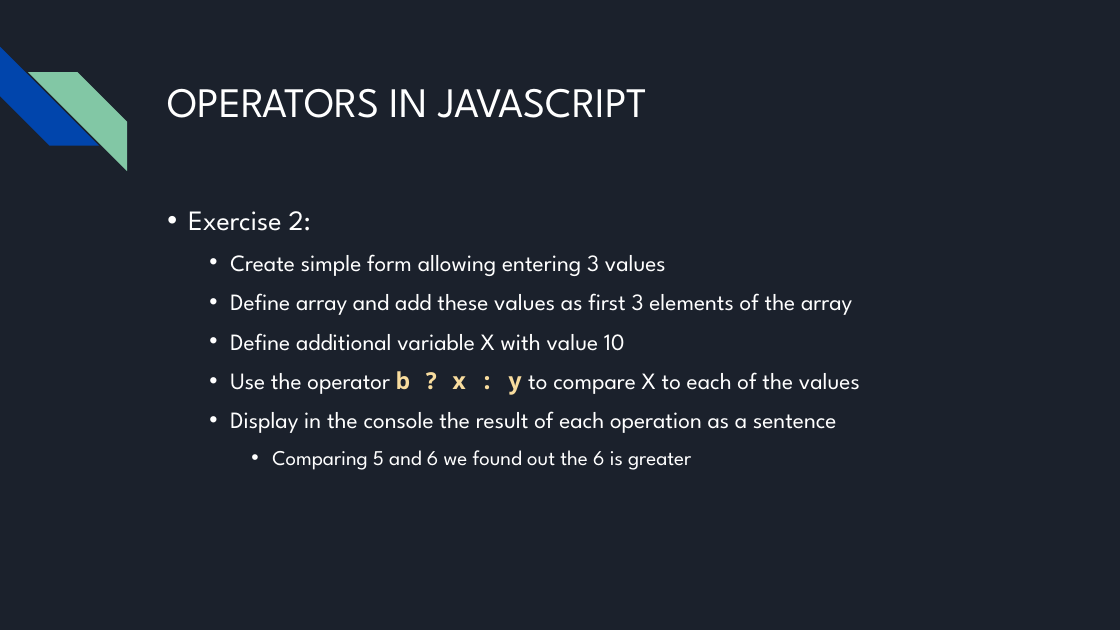
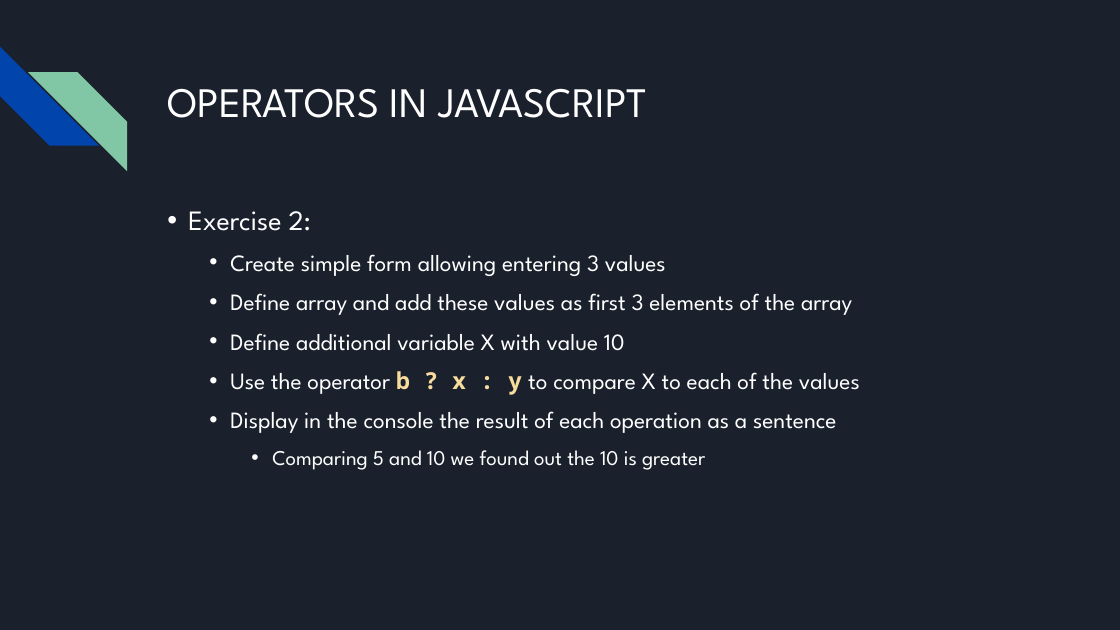
Before and after one commit to bulhard/Javascript-Programming-2022, a slide deck: slide 38 of Presentations/04 JavaScript syntax - Presentation.pptx. Drawn at 1120x630 pixels with LibreOffice and Linux fonts; fonts in the diff are those of the drawing. Boxes give left, top, right and bottom in pixels: in the first picture for what was removed or moved away, otherwise in the second. Text is boxed around its words. In the diff, an @@ line names an element or a change of style, - is before the commit and + after.

```diff
--- a/Presentations/04 JavaScript syntax - Presentation.pptx
+++ b/Presentations/04 JavaScript syntax - Presentation.pptx
@@ text at [272, 450, 705, 470]: text changed @@
-    • Comparing 5 and 6 we found out the 6 is greater
+    • Comparing 5 and 10 we found out the 10 is greater
```
Also in this commit, not shown: 2 other files.
